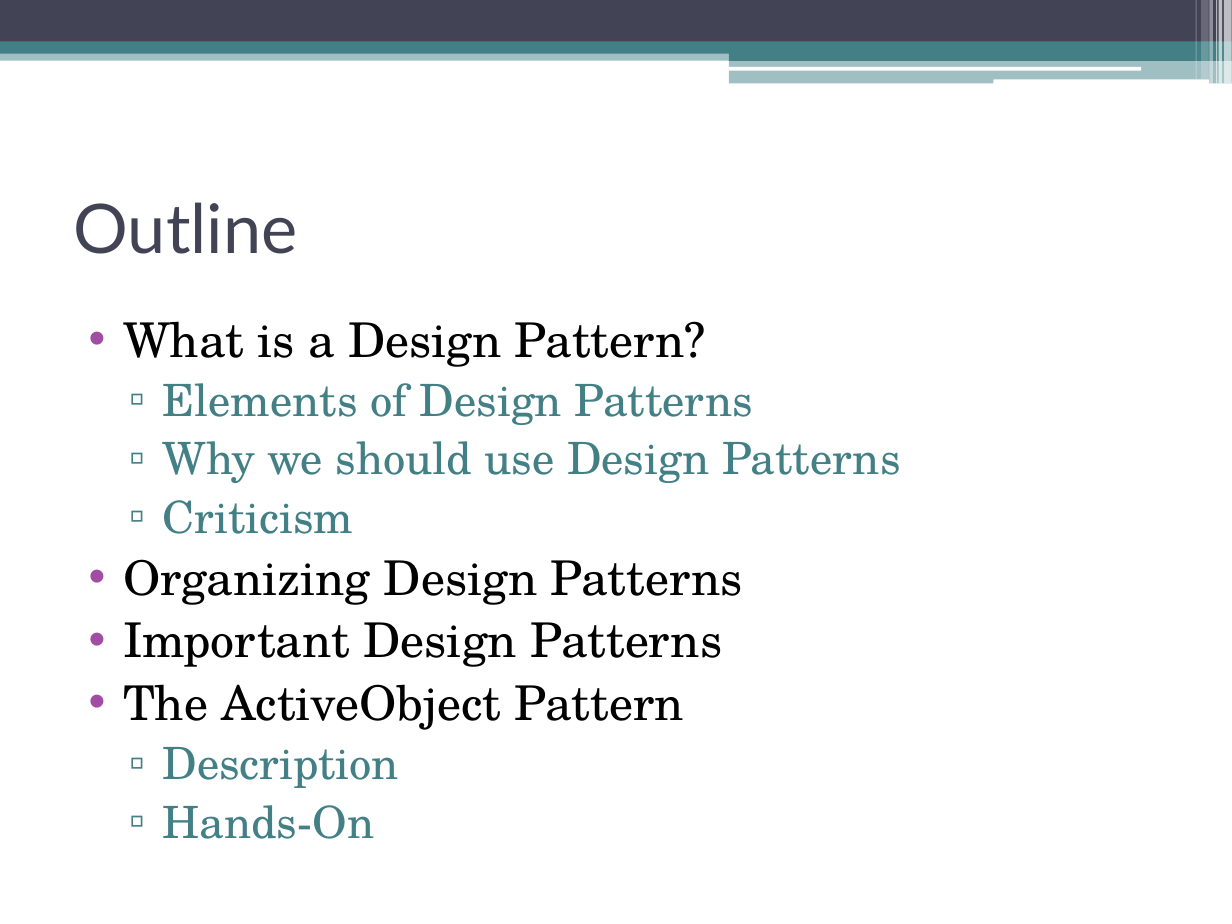
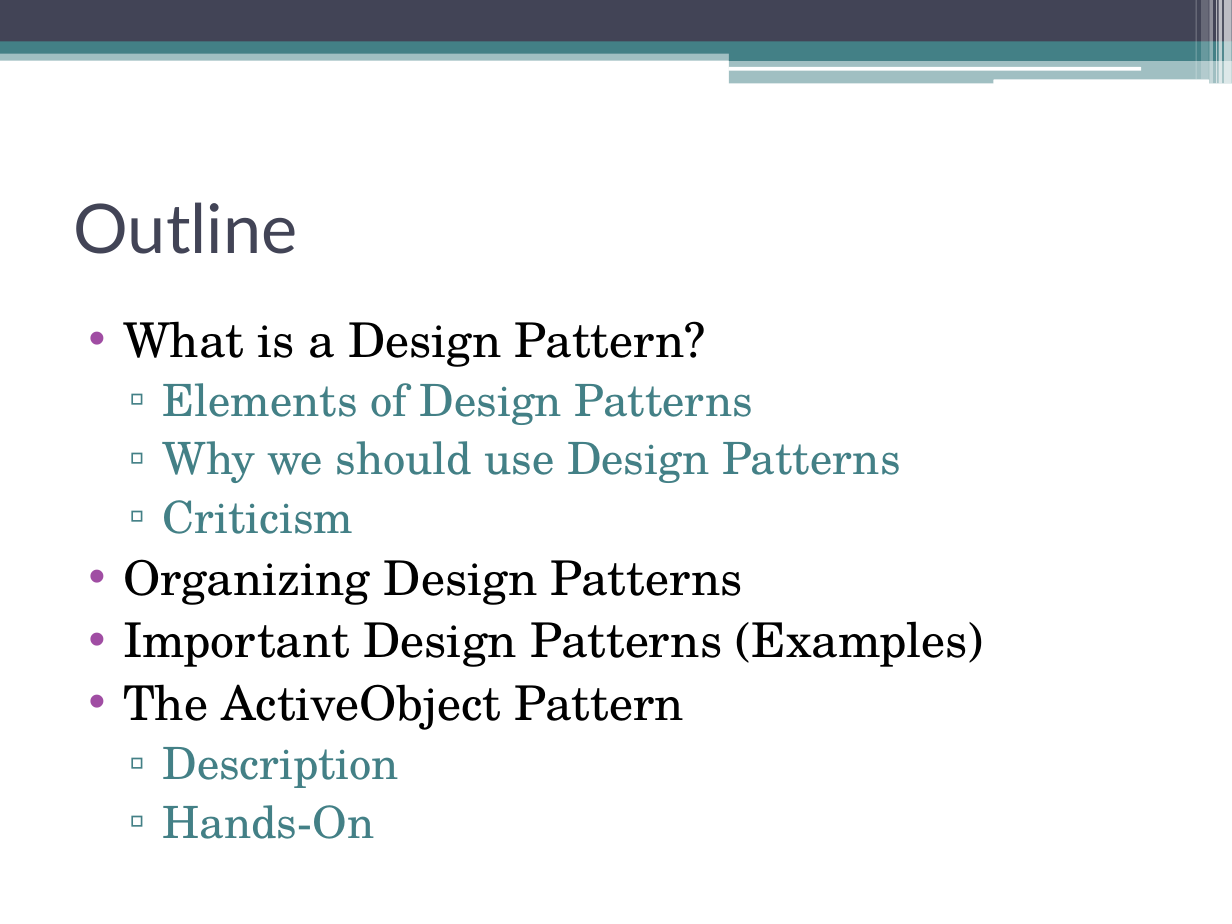
Before and after one commit to CodeLionX/ePortfolio_DesignPatterns, a slide deck: slide 2 of presentation/Design Patterns.pptx. Drawn at 1232x924 pixels with LibreOffice and Linux fonts; fonts in the diff are those of the drawing. Boxes give left, top, right and bottom in pixels: in the first picture for what was removed or moved away, otherwise in the second. Text is boxed around its words. In the diff, an @@ line names an element or a change of style, - is before the commit and + after.

Commit message:
presentation

```diff
--- a/presentation/Design Patterns.pptx
+++ b/presentation/Design Patterns.pptx
@@ text at (123,621,984,667): text changed @@
-• Important Design Patterns
+• Important Design Patterns (Examples)
```
Also in this commit, not shown: 3 other slides changed.
